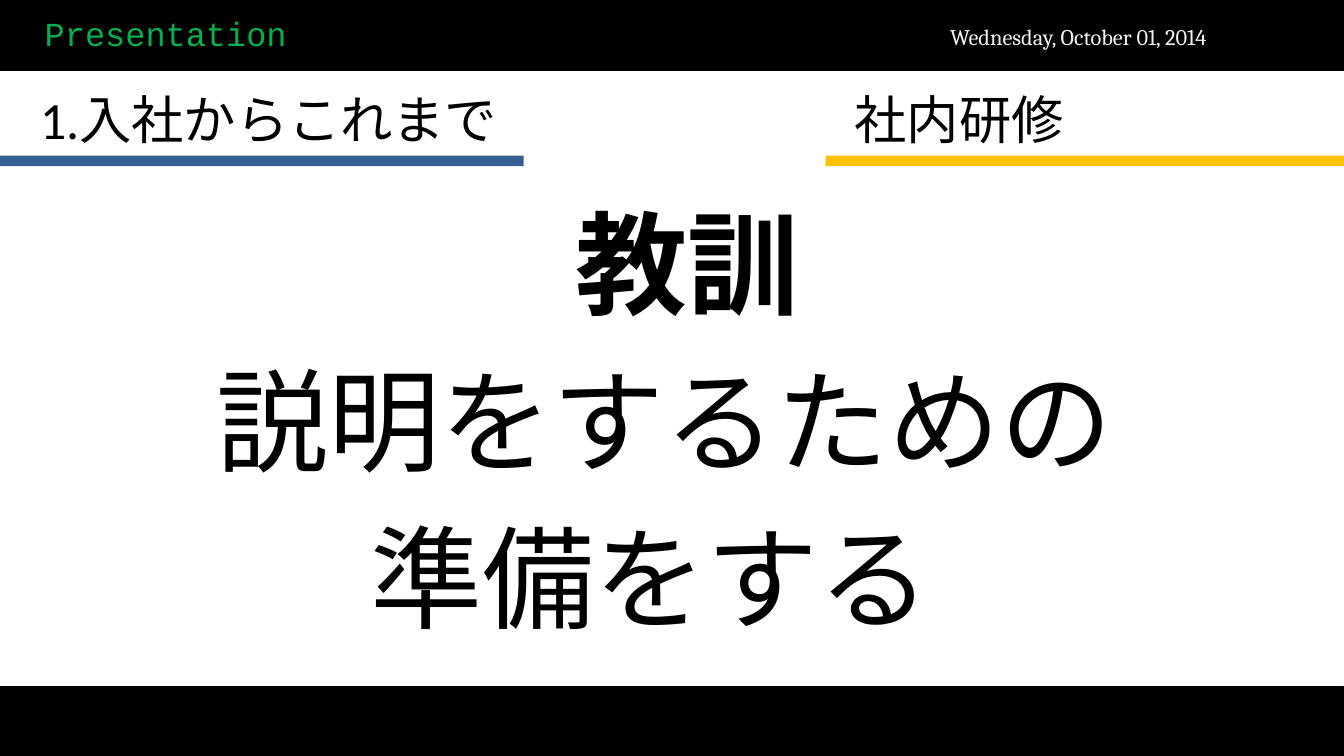
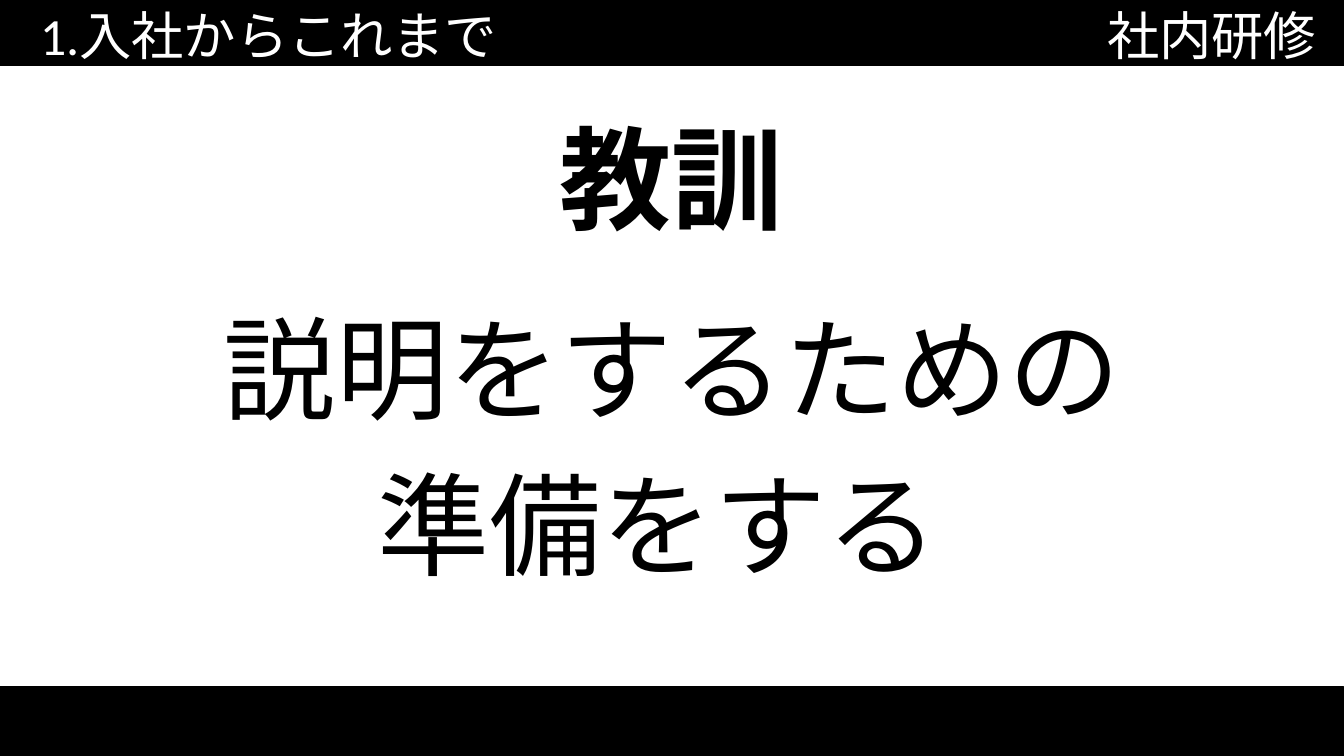
Before and after one commit to scarecrow173/Test, a slide deck: slide 6 of 試用期間終了.pptx. Drawn at 1344x756 pixels with LibreOffice and Linux fonts; fonts in the diff are those of the drawing; background and template pictures are left out. Boxes give left, top, right and bottom in pixels: in the first picture for what was removed or moved away, otherwise in the second. Text is boxed around its words. In the diff, an @@ line names an element or a change of style, - is before the commit and + after.

```diff
--- a/試用期間終了.pptx
+++ b/試用期間終了.pptx
@@ rectangle: place and size @@
-rectangle at (0,1,1344,69)
+rectangle at (0,0,1344,65)
@@ title "1.入社からこれまで": place and size @@
-title "1.入社からこれまで" at (40,96,497,144)
+title "1.入社からこれまで" at (40,11,497,67)
@@ title "1.入社からこれまで" at (40,11,497,67): text colour #000000 to #FFFFFF @@
@@ text removed at (45,21,287,47) @@
-Presentation
@@ text removed at (950,29,1206,50) @@
-Wednesday, October 01, 2014
@@ text "社内研修" at (1107,11,1316,68): text colour #000000 to #FFFFFF @@
@@ text "社内研修": place and size @@
-text "社内研修" at (855,95,1064,144)
+text "社内研修" at (1107,11,1316,68)
@@ text "教訓": place and size @@
-text "教訓" at (576,210,800,317)
+text "教訓" at (560,125,784,232)
@@ rectangle removed at (0,156,524,167) @@
@@ rectangle removed at (825,156,1344,167) @@
@@ text "説明をするための": place and size @@
-text "説明をするための" at (216,369,1112,629)
+text "説明をするための" at (224,317,1120,576)
```
Also in this commit, not shown: 20 other slides changed, 2 slides added, 11 other files.
